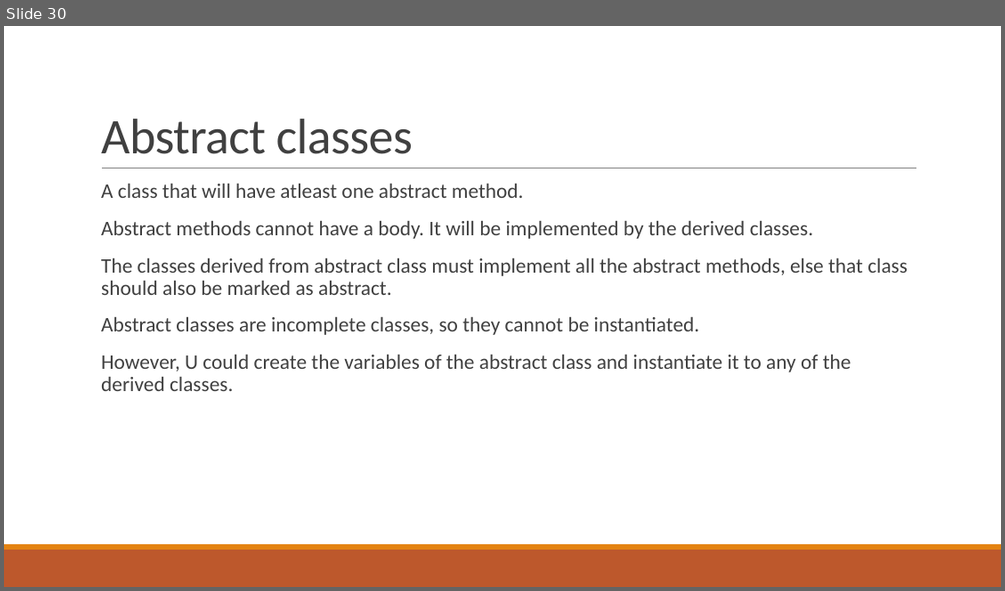
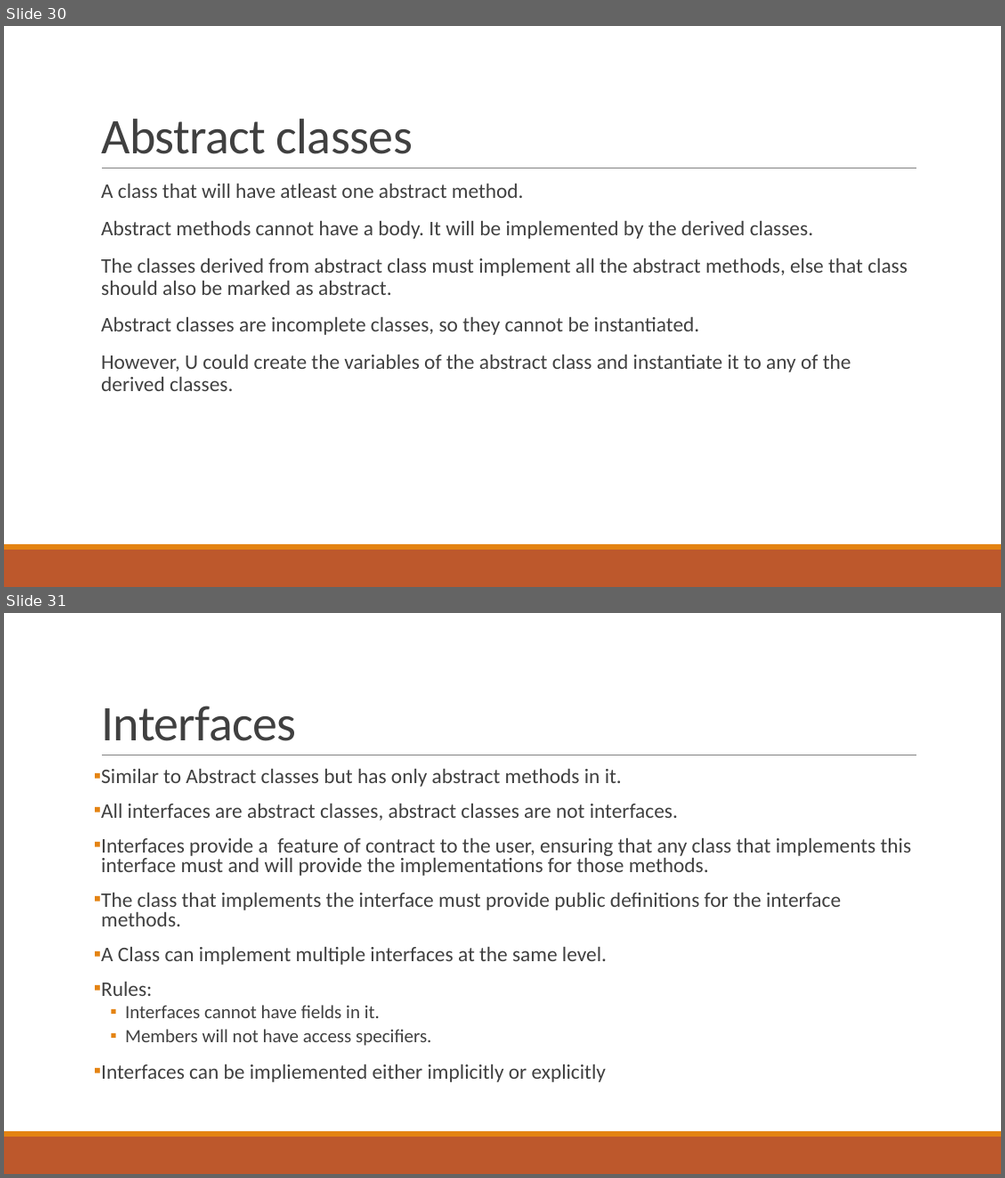
Before and after one commit to phani-rajbn/Nichi-In, a slide deck: MS-net.pptx. Shown one above the other, each under a label of ours: slide 30 before the commit, slides 30 and 31 after it. The pictures are 1005x591 and 1005x1178 pixels, drawn with LibreOffice and Linux fonts; fonts in the diff are those of the drawing. Boxes give left, top, right and bottom in pixels: in the first picture for what was removed or moved away, otherwise in the second. Text is boxed around its words. In the diff, an @@ line names an element or a change of style, - is before the commit and + after.

```diff
--- a/MS-net.pptx
+++ b/MS-net.pptx
@@ slide 31 added at (x1=4, y1=613, x2=1001, y2=1174), background #FFFFFF; not listed: 3 template elements that a slide beside it also shows @@
@@ title added at (x1=101, y1=706, x2=296, y2=741), 48 pt, text #404040 @@
+Interfaces
@@ text added at (x1=101, y1=769, x2=912, y2=1082), 20 pt, text #404040 @@
+▪ Similar to Abstract classes but has only abstract methods in it.
+▪ All interfaces are abstract classes, abstract classes are not interfaces.
+▪ Interfaces provide a feature of contract to the user, ensuring that any class that implements this interface must and will provide the implementations for those methods.
+▪ The class that implements the interface must provide public definitions for the interface methods.
+▪ A Class can implement multiple interfaces at the same level.
+▪ Rules:
+  ▪ Interfaces cannot have fields in it.
+  ▪ Members will not have access specifiers.
+▪ Interfaces can be impliemented either implicitly or explicitly
```
Also in this commit, not shown: 1 other slide added.
